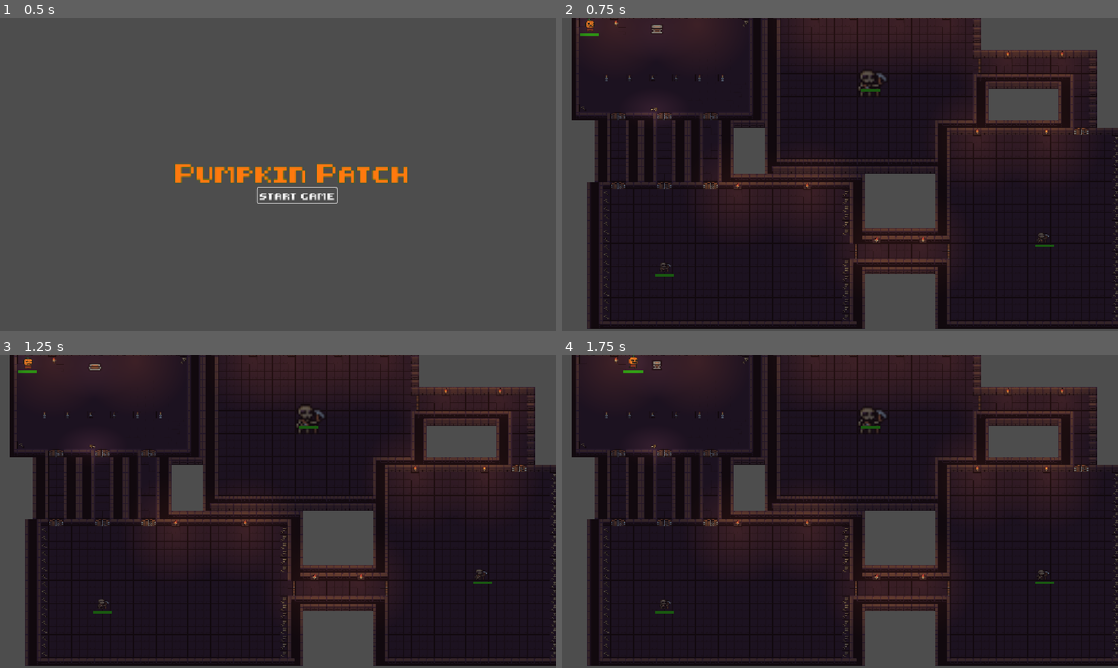
Above: before the commit, frames 1-4 (two rows, left to right).
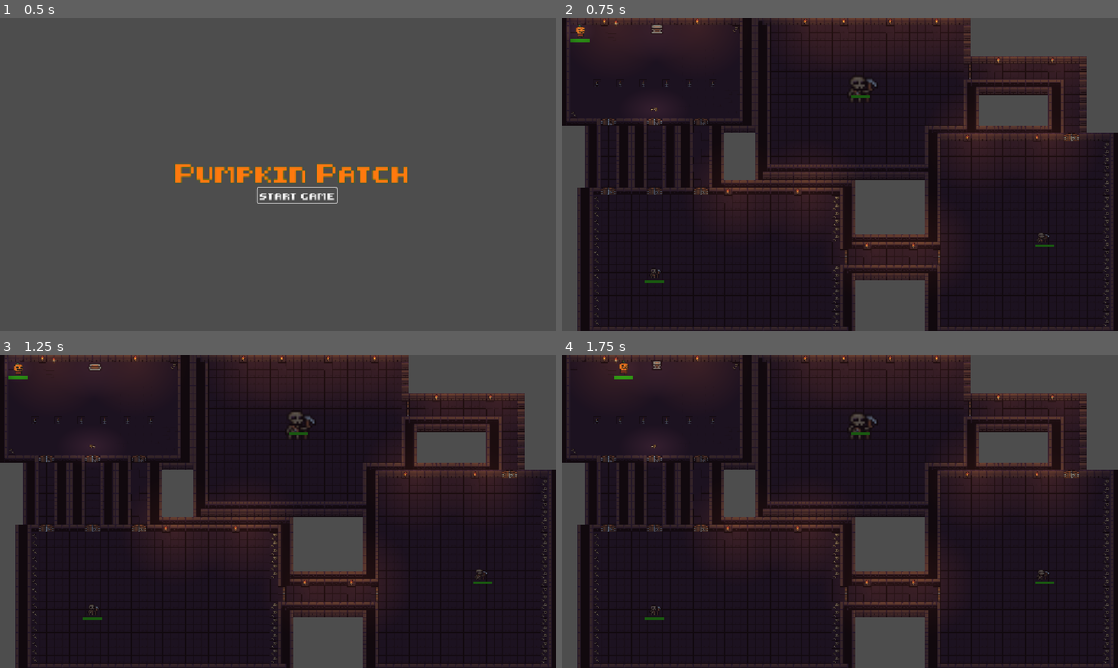
Above: after the commit, the same moments.

Repository: aazaanx/2D_Game_IVDG
Game: Godot game, scene res://start_menu.tscn
The game is run twice, just before and just after one commit, with the same random seed, the same clock (stepped at 60 frames per second) and the same inputs.
Inputs:
- Up to frame 1 (0.5 s): no input
- Up to frame 2 (0.75 s): click "start game" at 0.5 s
- Up to frame 3 (1.25 s): no input
- Up to frame 4 (1.75 s): tap Enter at 1.25 s; hold Right (ui_right) from 1.28 s (still down); tap Space (attack) at 1.35 s

Frame 1 is identical in both runs. In frame 2, 18% of the frame differs, in the area x 0-100%, y 0-100%; in frame 3, 18%; in frame 4, 18%.

Commit message:
fighting update

Diff:
--- a/2d-game/maingame.tscn
+++ b/2d-game/maingame.tscn
@@ -491,7 +491,6 @@
 [node name="Maze" type="Node2D" unique_id=1978034017]
 
 [node name="TileMapLayer" type="TileMapLayer" parent="." unique_id=674624512]
-position = Vector2(20, -12)
 tile_map_data = PackedByteArray("AAABAAEAAgABAAMAAAABAAIAAgADAAIAAAABAAMAAgADAAIAAAABAAQAAgADAAIAAAABAAUAAgADAAIAAAABAA …(41024 unchanged characters)…
 tile_set = SubResource("TileSet_i65ro")
 
@@ -499,6 +498,8 @@
 position = Vector2(26, 29)
 safe_margin = 3.362
 script = ExtResource("3_n784x")
+attack_range = 60.0
+attack_cooldown = 0.5
 
 [node name="AnimatedSprite2D" type="AnimatedSprite2D" parent="TileMapLayer/player" unique_id=1985662146]
 position = Vector2(11.999999, -2)
@@ -579,7 +580,6 @@
 motion_mode = 1
 script = ExtResource("13_2y1gt")
 speed = 80.0
-max_health = 110
 attack_damage = 25
 attack_range = 55.0
 attack_cooldown = 1.5
@@ -614,7 +614,7 @@
 theme_override_styles/fill = SubResource("StyleBoxFlat_b3c3w")
 show_percentage = false
 
-[node name="monster" type="CharacterBody2D" parent="." unique_id=1398949093]
+[node name="monster3" type="CharacterBody2D" parent="." unique_id=1398949093]
 position = Vector2(996, 456)
 motion_mode = 1
 script = ExtResource("13_2y1gt")
@@ -622,27 +622,27 @@
 attack_damage = 20
 attack_range = 45.0
 
-[node name="Skeleton" type="AnimatedSprite2D" parent="monster" unique_id=1256016479]
+[node name="Skeleton" type="AnimatedSprite2D" parent="monster3" unique_id=1256016479]
 position = Vector2(1, -6.198883e-06)
 scale = Vector2(1.6875, 1.5573642)
 sprite_frames = SubResource("SpriteFrames_ftco6")
 animation = &"idle"
 autoplay = "idle"
 
-[node name="CollisionShape2D" type="CollisionShape2D" parent="monster" unique_id=1323929277]
+[node name="CollisionShape2D" type="CollisionShape2D" parent="monster3" unique_id=1323929277]
 position = Vector2(1, 0)
 scale = Vector2(1.025, 1.081)
 shape = SubResource("CircleShape2D_rt8m2")
 
-[node name="DetectionArea" type="Area2D" parent="monster" unique_id=527275246]
+[node name="DetectionArea" type="Area2D" parent="monster3" unique_id=527275246]
 position = Vector2(0, -1.9999695)
 scale = Vector2(1.025, 1.081)
 
-[node name="CollisionShape2D" type="CollisionShape2D" parent="monster/DetectionArea" unique_id=1077515635]
+[node name="CollisionShape2D" type="CollisionShape2D" parent="monster3/DetectionArea" unique_id=1077515635]
 position = Vector2(-0.9755783, 3.7002602)
 shape = SubResource("CircleShape2D_ftco6")
 
-[node name="HealthBar" type="ProgressBar" parent="monster" unique_id=1944370701]
+[node name="HealthBar" type="ProgressBar" parent="monster3" unique_id=1944370701]
 offset_left = -17.0
 offset_top = 14.0
 offset_right = 23.0
@@ -838,4 +838,5 @@
 light_size = 0.8999999999999999
 
 [node name="CanvasModulate" type="CanvasModulate" parent="." unique_id=244142139]
+position = Vector2(-6, 1)
 color = Color(0.46666667, 0.48235294, 0.5411765, 1)
--- a/2d-game/player.gd
+++ b/2d-game/player.gd
@@ -120,7 +120,7 @@
 			continue
 
 		# Only hit enemies in front of the player.
-		if facing != Vector2.ZERO and offset.normalized().dot(facing) < 0.25:
+		if facing != Vector2.INF and offset.normalized().dot(facing) < 0.25:
 			continue
 
 		enemy.take_damage(attack_damage)
